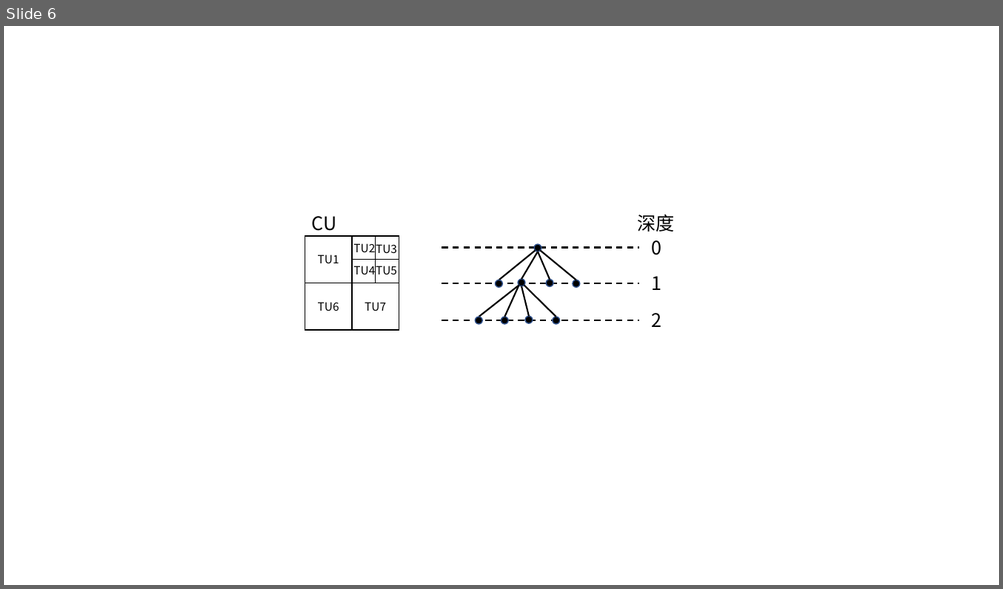
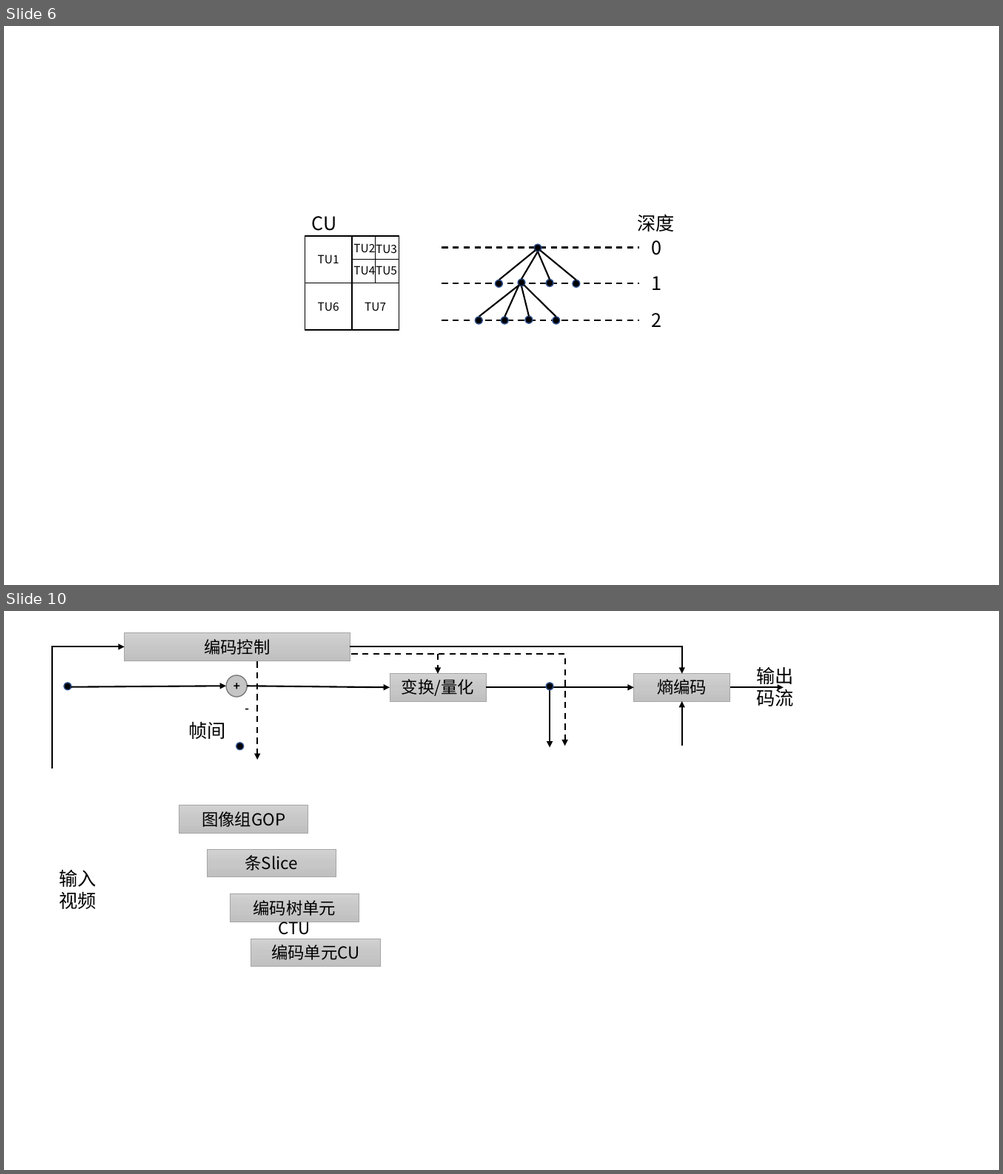
Before and after one commit to imdonnie/FinalProject, a slide deck: 图表素材.pptx. Shown one above the other, each under a label of ours: slide 6 before the commit, slides 6 and 10 after it; the slides between them are not shown. The pictures are 1003x589 and 1003x1174 pixels, drawn with LibreOffice and Linux fonts; fonts in the diff are those of the drawing. Boxes give left, top, right and bottom in pixels: in the first picture for what was removed or moved away, otherwise in the second. Text is boxed around its words. In the diff, an @@ line names an element or a change of style, - is before the commit and + after.

```diff
--- a/图表素材.pptx
+++ b/图表素材.pptx
@@ slide 10 added at bbox=[4, 611, 999, 1170], background #FFFFFF @@
@@ elbow arrow added from (52, 769) to (124, 647), #000000 1.5 pt @@
@@ rectangle added at bbox=[124, 633, 350, 661], fill gradient #D2D2D2 to #C8C8C8 to #C0C0C0, outline #A5A5A5 0.5 pt, 16 pt, text #000000 @@
+编码控制
@@ elbow arrow added from (350, 647) to (681, 674), #000000 1.5 pt @@
@@ elbow arrow added from (351, 654) to (565, 746), #000000 1.5 pt dashed @@
@@ arrow added from (438, 654) to (438, 674), #000000 1.5 pt dashed @@
@@ ellipse added at bbox=[226, 675, 247, 697], fill #C5C5C5, outline #7A7A7A 1 pt @@
@@ text added at bbox=[226, 675, 247, 697], 11 pt, text #000000, bold @@
++
@@ arrow added from (257, 662) to (257, 760), #000000 1.5 pt dashed @@
@@ rectangle added at bbox=[390, 674, 486, 701], fill gradient #D2D2D2 to #C8C8C8 to #C0C0C0, outline #A5A5A5 0.5 pt, 16 pt, text #000000 @@
+变换/量化
@@ rectangle added at bbox=[634, 674, 730, 701], fill gradient #D2D2D2 to #C8C8C8 to #C0C0C0, outline #A5A5A5 0.5 pt, 16 pt, text #000000 @@
+熵编码
@@ text added at bbox=[757, 667, 794, 706], 18 pt, text #000000 @@
+输出
+码流
@@ ellipse added at bbox=[64, 683, 71, 690], fill #000000, outline #325491 1 pt @@
@@ arrow added from (71, 687) to (226, 686), #000000 1.5 pt @@
@@ text added at bbox=[237, 698, 258, 719], 11 pt, text #000000, bold @@
+-
@@ arrow added from (247, 686) to (390, 688), #000000 1.5 pt @@
@@ arrow added from (486, 688) to (634, 688), #000000 1.5 pt @@
@@ ellipse added at bbox=[546, 683, 553, 690], fill #000000, outline #325491 1 pt @@
@@ arrow added from (549, 688) to (549, 748), #000000 1.5 pt @@
@@ arrow added from (730, 688) to (784, 688), #000000 1.5 pt @@
@@ arrow added from (681, 746) to (681, 701), #000000 1.5 pt @@
@@ text added at bbox=[188, 722, 225, 739], 18 pt, text #000000 @@
+帧间
@@ ellipse added at bbox=[236, 742, 244, 750], fill #000000, outline #325491 1 pt @@
@@ rectangle added at bbox=[179, 806, 308, 833], fill gradient #D2D2D2 to #C8C8C8 to #C0C0C0, outline #A5A5A5 0.5 pt, 16 pt, text #000000 @@
+图像组GOP
@@ rectangle added at bbox=[207, 850, 336, 877], fill gradient #D2D2D2 to #C8C8C8 to #C0C0C0, outline #A5A5A5 0.5 pt, 16 pt, text #000000 @@
+条Slice
@@ text added at bbox=[60, 870, 96, 909], 18 pt, text #000000 @@
+输入
+视频
@@ rectangle added at bbox=[230, 894, 359, 922], fill gradient #D2D2D2 to #C8C8C8 to #C0C0C0, outline #A5A5A5 0.5 pt, 16 pt, text #000000 @@
+编码树单元CTU
@@ rectangle added at bbox=[250, 940, 380, 967], fill gradient #D2D2D2 to #C8C8C8 to #C0C0C0, outline #A5A5A5 0.5 pt, 16 pt, text #000000 @@
+编码单元CU
```
Also in this commit, not shown: 2 slides changed, 3 other slides added, 11 other files.
